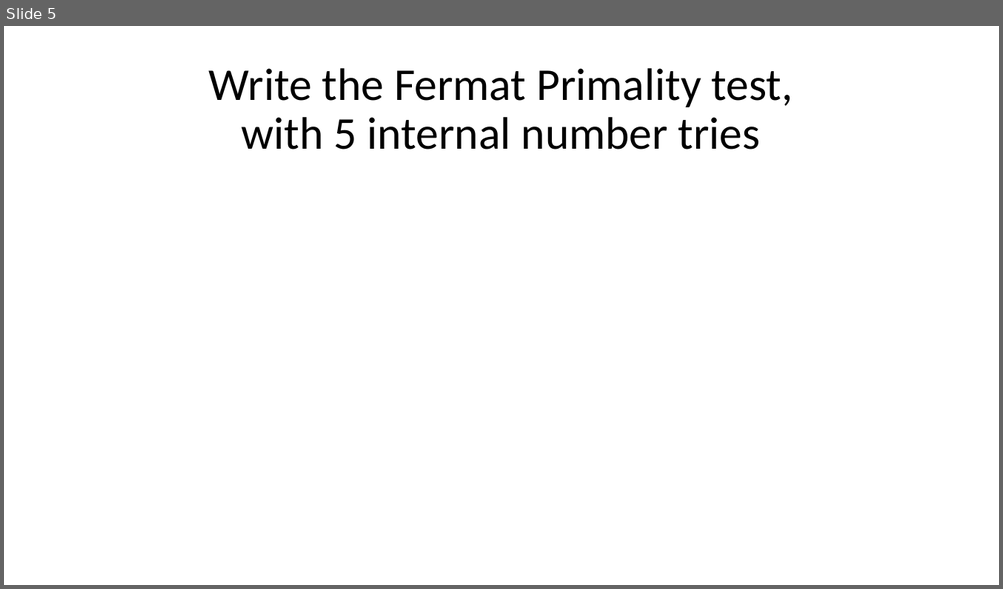
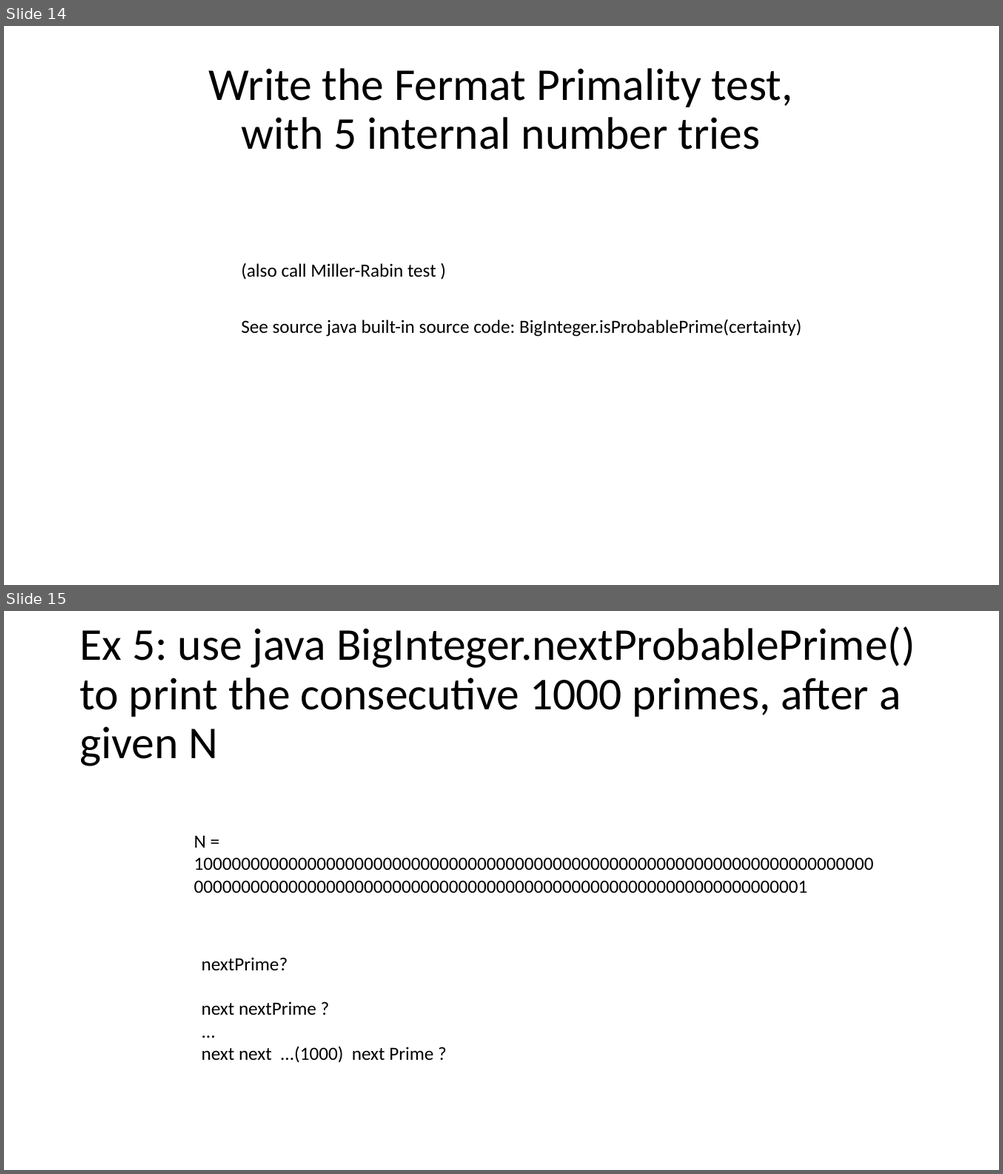
Before and after one commit to Arnaud-Nauwynck/presentations, a slide deck: security/hands-on/Security-TD4-cryptography-prime-numbers.pptx. Shown one above the other, each under a label of ours: slide 5 before the commit, slides 14 and 15 after it. The pictures are 1003x589 and 1003x1174 pixels, drawn with LibreOffice and Linux fonts; fonts in the diff are those of the drawing. Boxes give left, top, right and bottom in pixels: in the first picture for what was removed or moved away, otherwise in the second. Text is boxed around its words. In the diff, an @@ line names an element or a change of style, - is before the commit and + after.

```diff
--- a/security/hands-on/Security-TD4-cryptography-prime-numbers.pptx
+++ b/security/hands-on/Security-TD4-cryptography-prime-numbers.pptx
@@ slide 15 added at (x1=4, y1=611, x2=999, y2=1170), background #FFFFFF @@
@@ title added at (x1=79, y1=627, x2=915, y2=766), 44 pt, text #000000 @@
+Ex 5: use java BigInteger.nextProbablePrime()
+to print the consecutive 1000 primes, after a given N
@@ text added at (x1=194, y1=835, x2=206, y2=848), 18 pt, text #000000 @@
+N = 10000000000000000000000000000000000000000000000000000000000000000000000000000000000000000000000000000000000000000000000000000000000000001
@@ text added at (x1=202, y1=957, x2=433, y2=1063), 18 pt, text #000000 @@
+nextPrime?
+next nextPrime ?
+...
+next next ...(1000) next Prime ?
@@ what was slide 5 is now slide 14 @@
@@ slide 14 changed as well @@
@@ text added at (x1=241, y1=263, x2=436, y2=280), 18 pt, text #000000 @@
+(also call Miller-Rabin test )
@@ text added at (x1=241, y1=319, x2=801, y2=337), 18 pt, text #000000 @@
+See source java built-in source code: BigInteger.isProbablePrime(certainty)
```
Also in this commit, not shown: 5 other slides changed, 21 other slides added, 3 slides removed, 23 other files.
